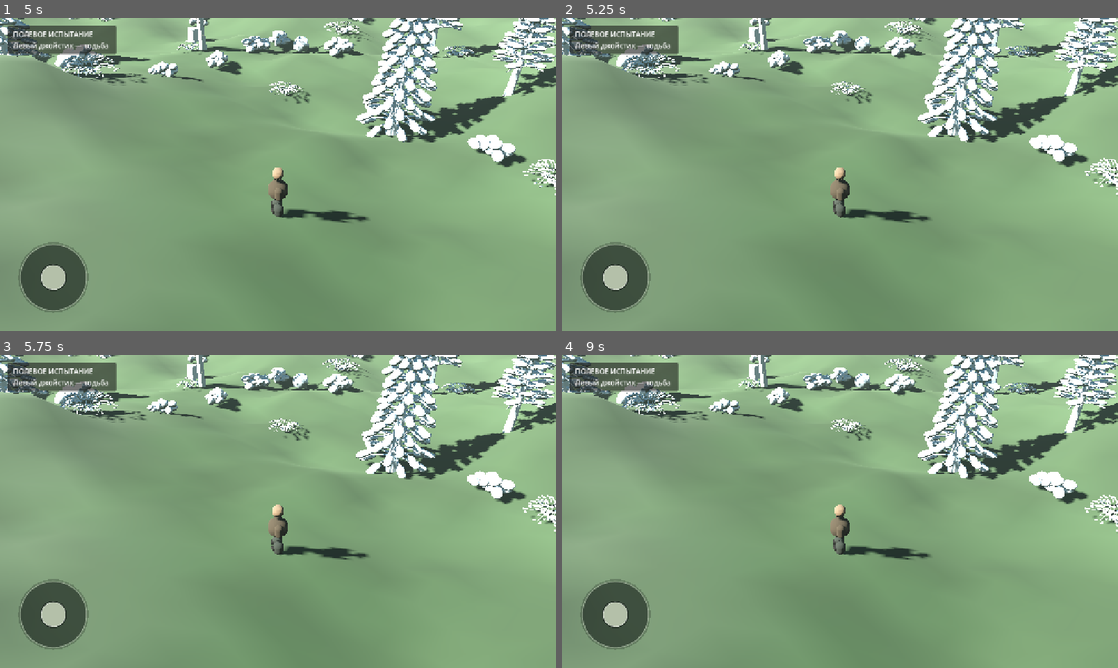
Above: before the commit, frames 1-4 (two rows, left to right).
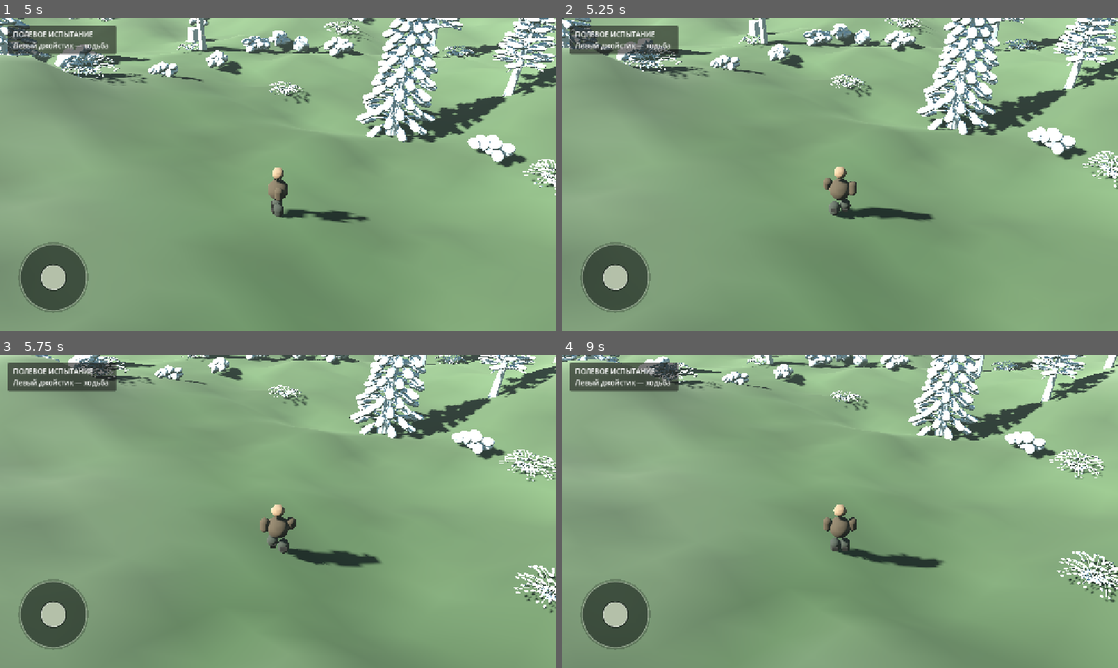
Above: after the commit, the same moments.

Repository: Masuku4129/Game
Game: Godot game, scene res://scenes/main.tscn
Two runs of this game, one before a commit and one after it. Both use one fixed random seed, a clock stepped at 60 frames per second and the inputs below.
Inputs (mouse positions are in pixels of both pictures, inside the frame that each line leads up to):
- Up to frame 1 (5 s): move the mouse to (400, 158) at 0.52 s; hold Right (ui_right) 0.53-1.25 s; click (400, 158) at 0.67 s; drag from (166, 190) to (250, 237) at 1.27 s; move the mouse to (333, 105) at 2.02 s; hold Right (ui_right) 2.03-2.75 s; drag from (250, 237) to (111, 127) at 2.77 s; move the mouse to (444, 221) at 3.52 s; hold Left (ui_left) 3.53-4.25 s; drag from (111, 127) to (194, 96) at 4.27 s
- Up to frame 2 (5.25 s): move the mouse to (867, 174) at 5.02 s; hold Down (ui_down) from 5.03 s (still down); click (867, 174) at 5.17 s
- Up to frame 3 (5.75 s): keep holding Down (ui_down)
- Up to frame 4 (9 s): release Down (ui_down) at 5.75 s; drag from (756, 433) to (728, 527) at 5.77 s; move the mouse to (962, 495) at 6.52 s; hold Up (ui_up) 6.53-7.25 s; drag from (728, 527) to (812, 574) at 7.27 s; move the mouse to (895, 442) at 8.02 s; hold Down (ui_down) 8.03-8.75 s; drag from (812, 574) to (673, 464) at 8.77 s

Frame 1 is identical in both runs. In frame 2, 13% of the frame differs, in the area x 0-100%, y 0-66%; in frame 3, 20%; in frame 4, 22%, in the area x 0-100%, y 0-100%.

Commit message:
Fix camera-relative joystick movement vector

Diff:
--- a/scripts/main.gd
+++ b/scripts/main.gd
@@ -319,14 +319,18 @@
 	var stick: Vector2 = joystick.get_value() if joystick != null else Vector2.ZERO
 	var move_input := (keyboard + stick).limit_length(1.0)
 	debug_move_input = move_input
-	direction.x = move_input.x
-	direction.z = move_input.y
-	direction = direction.limit_length(1.0)
-
-	if direction.length_squared() > 0.001:
-		direction = camera.global_basis.x * direction.x + camera.global_basis.z * direction.y
+
+	if move_input.length_squared() > 0.001:
+		# Map both joystick axes through the active camera basis. Do not read
+		# direction.y here: the input's vertical axis is move_input.y.
+		var camera_right := camera.global_basis.x
+		var camera_forward := camera.global_basis.z
+		direction = camera_right * move_input.x + camera_forward * move_input.y
 		direction.y = 0.0
-		direction = direction.normalized()
+		if direction.length_squared() > 0.001:
+			direction = direction.normalized()
+		else:
+			push_warning("Camera-relative movement direction collapsed to zero.")
 	debug_move_direction = direction
 
 	var horizontal_velocity := Vector2(player.velocity.x, player.velocity.z)
